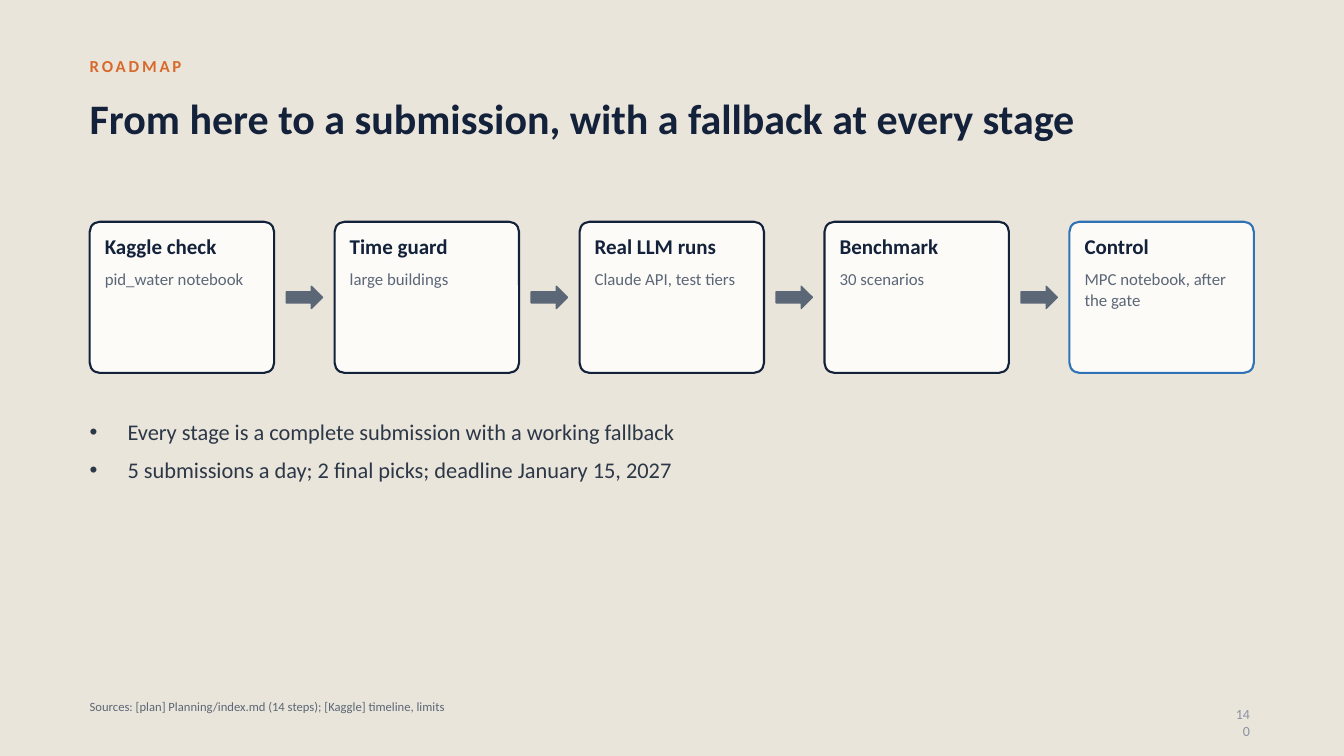
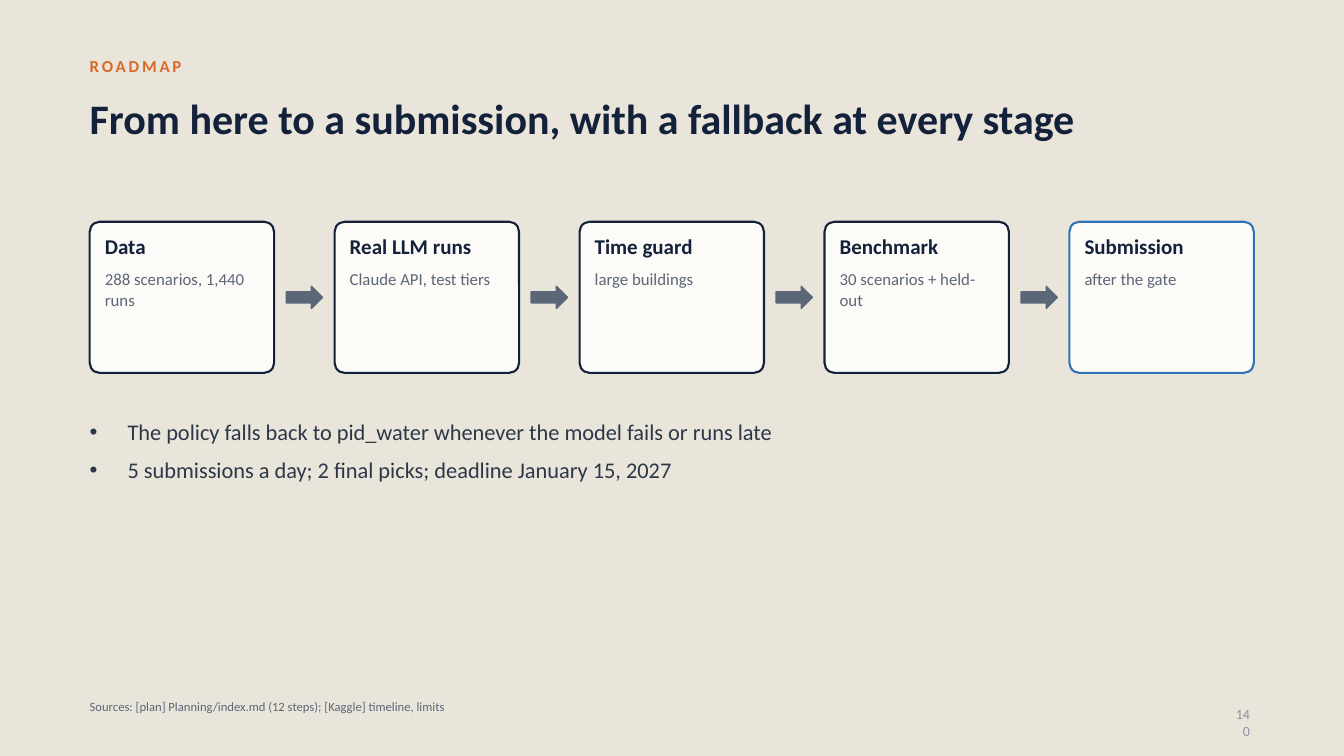
Before and after one commit to srivathsanb14/working-code, a slide deck: slide 140 of docs/One_Controller_for_Every_Building.pptx. Drawn at 1344x756 pixels with LibreOffice and Linux fonts; fonts in the diff are those of the drawing. Boxes give left, top, right and bottom in pixels: in the first picture for what was removed or moved away, otherwise in the second. Text is boxed around its words. In the diff, an @@ line names an element or a change of style, - is before the commit and + after.

```diff
--- a/docs/One_Controller_for_Every_Building.pptx
+++ b/docs/One_Controller_for_Every_Building.pptx
@@ text at [350, 239, 471, 254]: text changed @@
-Time guard
+Real LLM runs
@@ text at [595, 239, 693, 258]: text changed @@
-Real LLM runs
+Time guard
@@ text at [1085, 239, 1184, 254]: text changed @@
-Control
+Submission
@@ text at [105, 240, 146, 254]: text changed @@
-Kaggle check
+Data
@@ text at [105, 273, 244, 306]: text changed @@
-pid_water notebook
+288 scenarios, 1,440 runs
@@ text at [350, 273, 490, 287]: text changed @@
-large buildings
+Claude API, test tiers
@@ text at [595, 273, 693, 288]: text changed @@
-Claude API, test tiers
+large buildings
@@ text at [840, 273, 975, 306]: text changed @@
-30 scenarios
+30 scenarios + held-out
@@ text at [1085, 273, 1176, 288]: text changed @@
-MPC notebook, after the gate
+after the gate
@@ text at [128, 424, 772, 444]: text changed @@
-• Every stage is a complete submission with a working fallback
+• The policy falls back to pid_water whenever the model fails or runs late
@@ text at [90, 702, 445, 713]: text changed @@
-Sources: [plan] Planning/index.md (14 steps); [Kaggle] timeline, limits
+Sources: [plan] Planning/index.md (12 steps); [Kaggle] timeline, limits
```
Also in this commit, not shown: 5 other slides changed, 22 other files.
